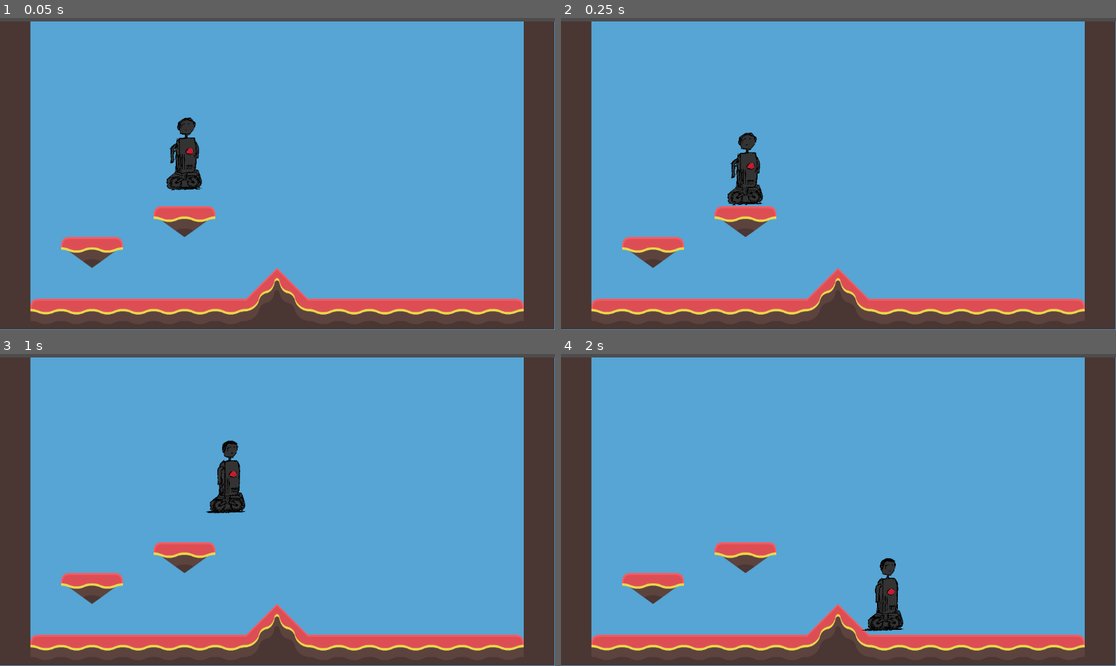
Above: before the commit, frames 1-4 (two rows, left to right).
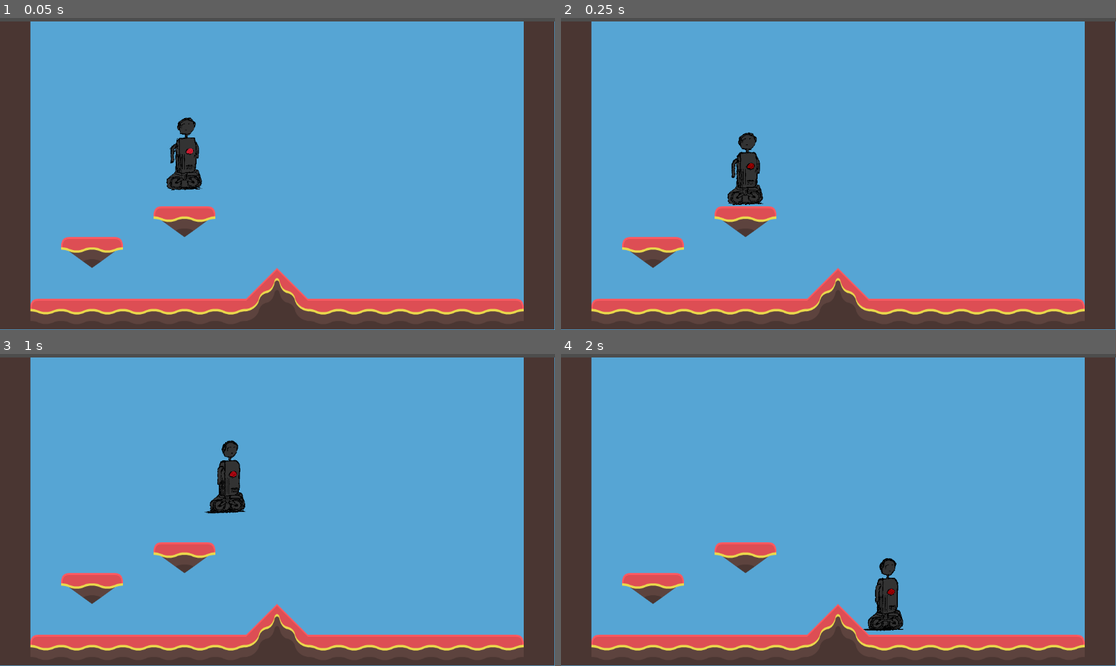
Above: after the commit, the same moments.

Repository: legendarysandbird/3mc-game
Game: Godot game, scene res://scenes/temp_level.tscn
Two runs of this game, one before a commit and one after it. Both use one fixed random seed, a clock stepped at 60 frames per second and the inputs below.
Inputs:
- Up to frame 1 (0.05 s): no input
- Up to frame 2 (0.25 s): no input
- Up to frame 3 (1 s): tap Enter at 0.5 s; hold D (player_right) from 0.53 s (still down); tap Space (player_jump) at 0.77 s
- Up to frame 4 (2 s): keep holding D (player_right); tap Space (player_jump) at 1.52 s

Frame 1 is identical in both runs. In frame 2, less than 0.1% of the frame differs, in the area x 30-37%, y 36-61%; in frame 3, 0.1%; in frame 4, 0.2%, in the area x 54-62%, y 65-89%.

Commit message:
Update player_animation.gd > animate() logic (#11)
* update player_animation.gd > animate() logic to work with idle animation.

* Refactor animate()

* no longer use the idle animation when jumping

* remove redundant logic

Diff:
--- a/scenes/player.tscn
+++ b/scenes/player.tscn
@@ -37,7 +37,7 @@
 "texture": ExtResource("7_lrxu8")
 }],
 "loop": true,
-"name": &"still",
+"name": &"idle",
 "speed": 15.0
 }, {
 "frames": [{
@@ -74,7 +74,7 @@
 [node name="AnimatedSprite2D" type="AnimatedSprite2D" parent="." node_paths=PackedStringArray("player")]
 scale = Vector2(0.15, 0.15)
 sprite_frames = SubResource("SpriteFrames_tc6bn")
-animation = &"still"
+animation = &"idle"
 script = ExtResource("6_xqplr")
 player = NodePath("..")
 
--- a/scripts/player_animation.gd
+++ b/scripts/player_animation.gd
@@ -2,21 +2,18 @@
 @export var player: Node
 
 func _ready() -> void:
-	set_animation("still")
+	assert(is_instance_valid(player), "Player instance is not valid")
+	play()
 
 func animate() -> void:
-	if !Input.is_anything_pressed():
-		set_animation("still")
+	if Input.is_action_pressed("player_left") != Input.is_action_pressed("player_right"):
+		set_animation("walk")
+	else:
+		set_animation("idle")
+		return
 
-	if Input.is_action_pressed("player_left") != Input.is_action_pressed("player_right"): # Poor man's XOR
-		set_animation("walk")
-		if player.velocity.y != 0:
-			stop()
-		if player.velocity.x != 0:
-			flip_h = player.velocity.x < 0
-		play()
-	else:
-		stop()
+	flip_h = Input.is_action_pressed("player_left")
+
 
 func _process(_delta: float) -> void:
 		animate()
Binary file removed: assets/player_temp/playerBlue_stand.png
Not shown, removed: assets/player_temp/playerBlue_stand.png.import
Binary file removed: assets/player_temp/playerBlue_walk1.png
Not shown, removed: assets/player_temp/playerBlue_walk1.png.import
Binary file removed: assets/player_temp/playerBlue_walk2.png
Not shown, removed: assets/player_temp/playerBlue_walk2.png.import
Binary file removed: assets/player_temp/playerBlue_walk3.png
Not shown, removed: assets/player_temp/playerBlue_walk3.png.import
